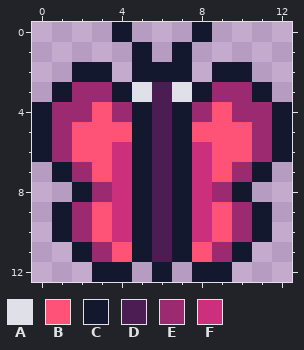
Edited in one commit: pixel-art file (ChampJam/Assets/Sprites/butterfly1.aseprite). The picture above is the old version.
13x13 pixels, 1 frame.
Palette (. is transparent): A #dfe0e8  B #ff5277  C #14182e  D #4b1d52  E #9c2a70  F #cc2f7b
Pixels before, first column x 0:
 0 ....C...C....
 1 .....C.C.....
 2 ..CC.CCC.CC..
 3 .CEECADACEEC.
 4 CEEBECDCEBEEC
 5 CEBBBCDCBBBEC
 6 CEBBFCDCFBBEC
 7 .CEBFCDCFBEC.
 8 ..CEFCDCFEC..
 9 .CEBFCDCFBEC.
10 .CEBFCDCFBEC.
11 ..CEBCDCBEC..
12 ...CC.C.CC...
After the commit:
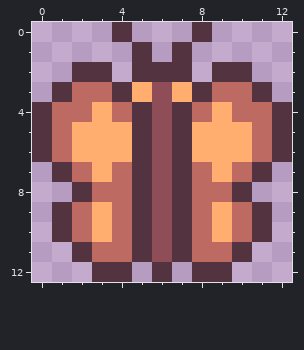
From old to new:
colour B: #ff5277 -> #ffae70
colour C: #14182e -> #52333f
colour D: #4b1d52 -> #8f4d57
colour E: #9c2a70 -> #bd6a62
Changed rows in their new state; - is a pixel that keeps its letter.
first column x 4:
 3 -B-B-
 6 B---B
 7 E---E
 8 E---E
 9 E---E
10 E---E
11 E---E
